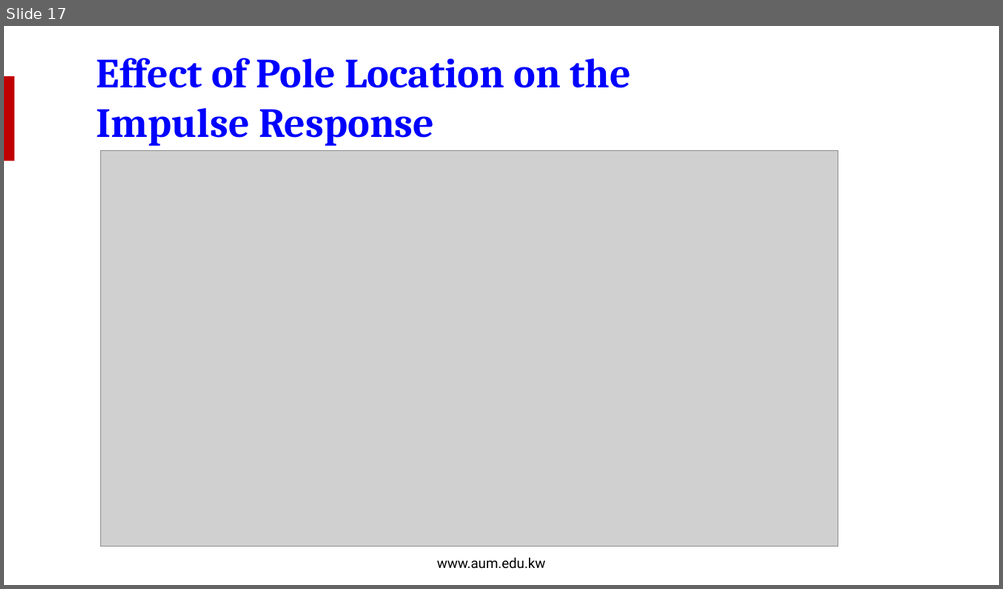
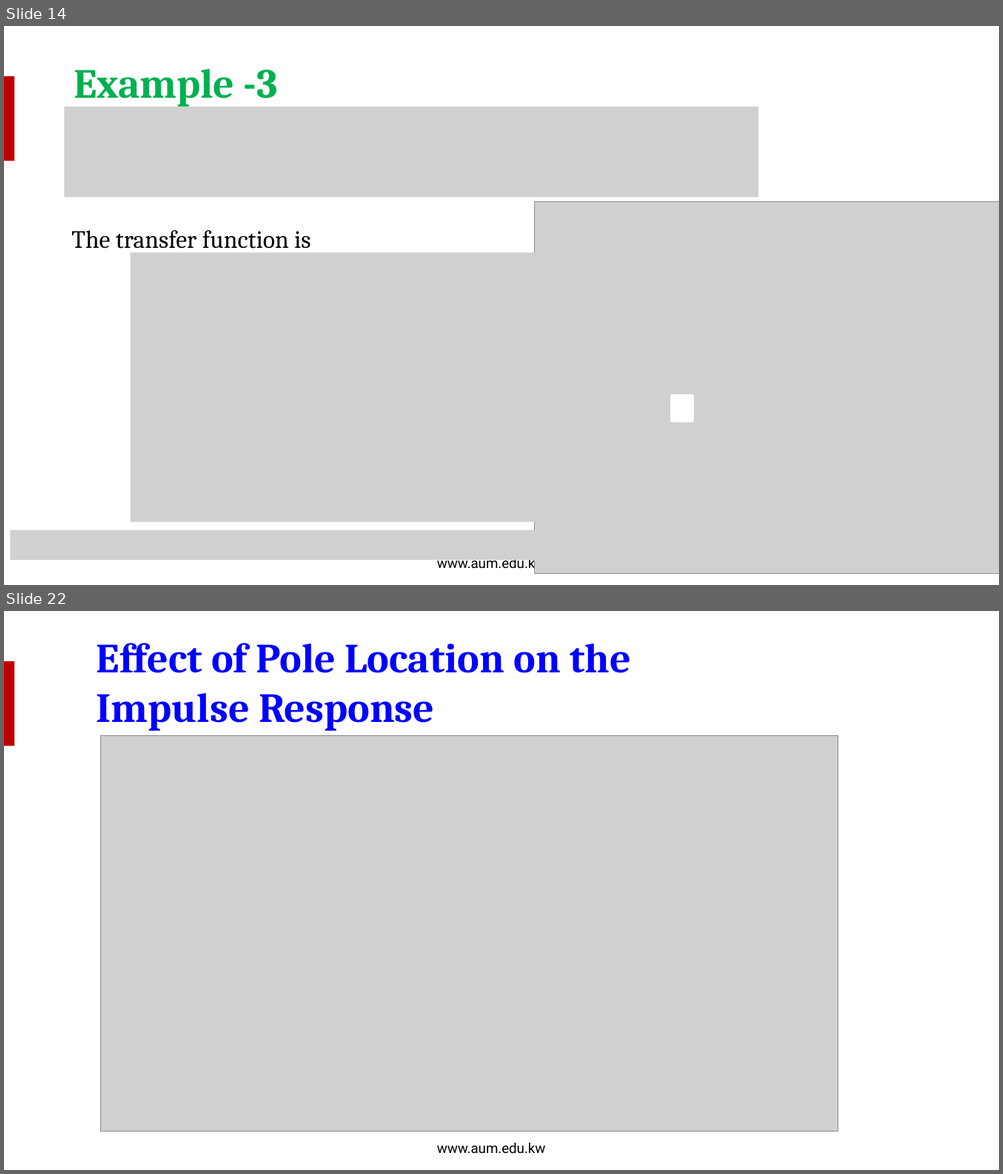
Before and after one commit to salmanrazzaq1993/AUM-WORK, a slide deck: PP WORK/Instructor Version/Week 9/Week 9 Lecture 2 - Poles and Zeros.pptx. Shown one above the other, each under a label of ours: slide 17 before the commit, slides 14 and 22 after it; the slides between them are not shown. The pictures are 1003x589 and 1003x1174 pixels, drawn with LibreOffice and Linux fonts; fonts in the diff are those of the drawing; grey boxes stand for pictures; background and template pictures are left out. Boxes give left, top, right and bottom in pixels: in the first picture for what was removed or moved away, otherwise in the second. Text is boxed around its words. In the diff, an @@ line names an element or a change of style, - is before the commit and + after.

```diff
--- a/PP WORK/Instructor Version/Week 9/Week 9 Lecture 2 - Poles and Zeros.pptx
+++ b/PP WORK/Instructor Version/Week 9/Week 9 Lecture 2 - Poles and Zeros.pptx
@@ slide 14 added at (4, 26, 999, 585), background picture (left out); not listed: 2 template elements that a slide beside it also shows @@
@@ text added at (74, 69, 278, 107), 40 pt, text #00B050, bold @@
+Example -3
@@ picture added at (65, 107, 758, 197) @@
@@ picture added at (535, 201, 999, 574) @@
@@ text added at (71, 230, 310, 254), 24 pt, text #000000 @@
+The transfer function is
@@ picture added at (130, 253, 535, 523) @@
@@ rectangle added at (671, 396, 693, 421), fill #FFFFFF, outline #FFFFFF 2 pt @@
@@ picture added at (10, 531, 614, 560) @@
@@ what was slide 17 is now slide 22 @@
```
Also in this commit, not shown: 16 slides changed, 4 other slides added.
